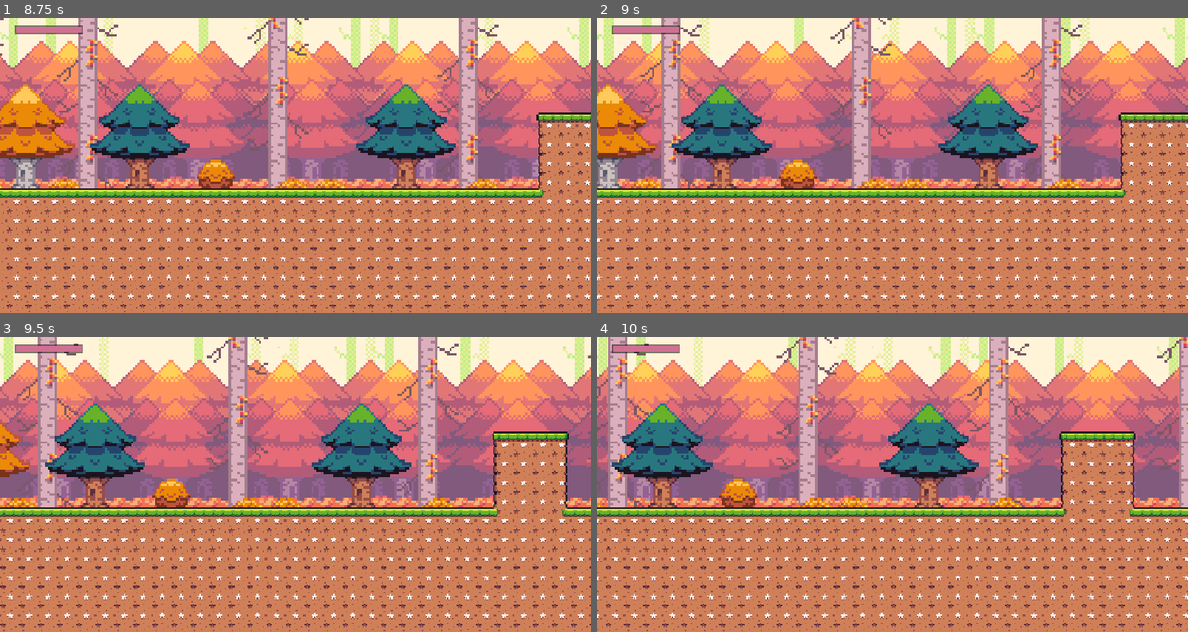
Above: before the commit, frames 1-4 (two rows, left to right).
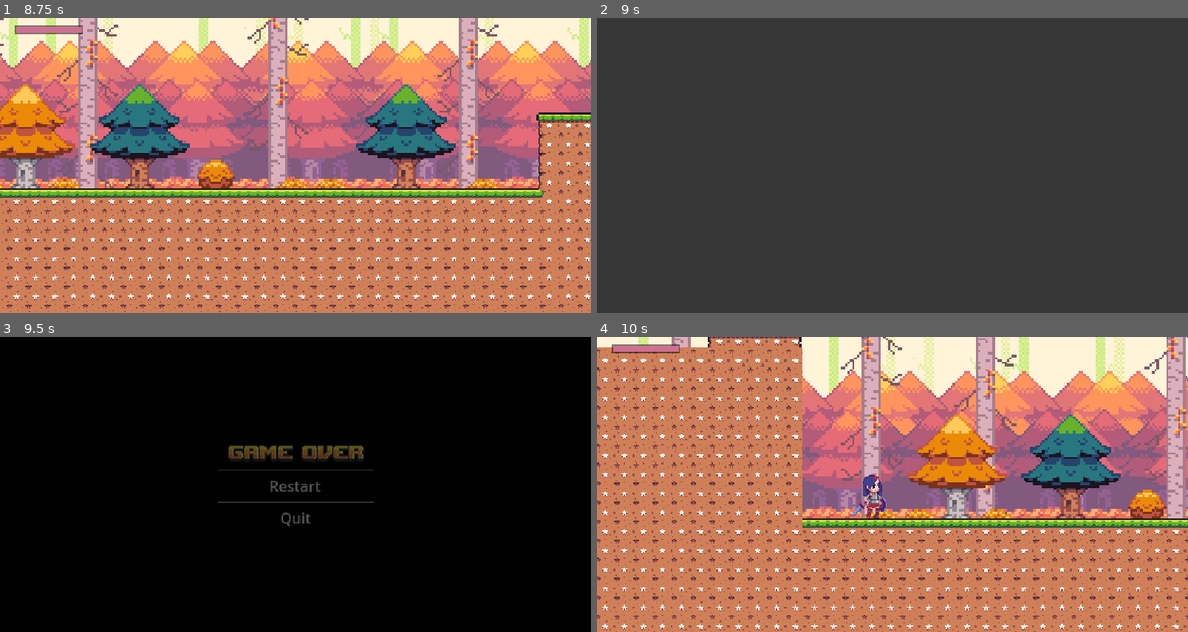
Above: after the commit, the same moments.

Repository: GuiTDS/knights-trial
Game: Godot game, scene res://scenes/world.tscn
Two runs of this game, one before a commit and one after it. Both use one fixed random seed, a clock stepped at 60 frames per second and the inputs below. Before the commit the project starts from res://levels/world.tscn.
Inputs (mouse positions are in pixels of both pictures, inside the frame that each line leads up to):
- Up to frame 1 (8.75 s): hold D (move_right) 0.53-2.03 s; tap J (attack) every 0.75 s from 0.6 to 8.1 s; tap W (move_up) at 0.77, 1.52, 3.02, 3.77, 4.52, 6.02, 6.77, 7.52 s; hold A (move_left) 2.03-2.78 s; hold D (move_right) 2.78-4.28 s; hold A (move_left) 4.28-5.03 s; hold D (move_right) 5.03-5.78 s; hold A (move_left) 5.78-7.28 s; hold D (move_right) from 7.28 s (still down)
- Up to frame 2 (9 s): keep holding D (move_right); tap J (attack) at 8.85 s
- Up to frame 3 (9.5 s): keep holding D (move_right); tap W (move_up) at 9.02 s
- Up to frame 4 (10 s): release D (move_right) at 9.5 s; click (892, 484) at 9.5 s, where only the run after the commit has a clickable "Restart"

Frame 1 is identical in both runs. In frame 2, 100% of the frame differs, in the area x 0-100%, y 0-100%; in frame 3, 100%; in frame 4, 61%.
Error before the commit: Invalid access to property or key 'global_position' on a base object of type 'previously freed'. (res://scripts/world.gd:17)

Commit message:
:sparkles: feat: main menu & game over scene

Diff:
--- /dev/null
+++ b/scenes/game_over.tscn
@@ -0,0 +1,126 @@
+[gd_scene load_steps=7 format=3 uid="uid://fx1to6rh73th"]
+
+[ext_resource type="Script" uid="uid://cr7q3osbq1h1l" path="res://scripts/game_over.gd" id="1_tbwuq"]
+[ext_resource type="Texture2D" uid="uid://ldwrc2gbvetw" path="res://assets/Effects/Mini FX, Items & UI/Mini FX, Items & UI/Mini UI/game_over.png" id="1_wqhvx"]
+[ext_resource type="Theme" uid="uid://dukvbptwmxual" path="res://themes/pause_menu_style.tres" id="2_tbwuq"]
+
+[sub_resource type="Animation" id="Animation_wqhvx"]
+resource_name = "fade_in"
+tracks/0/type = "value"
+tracks/0/imported = false
+tracks/0/enabled = true
+tracks/0/path = NodePath("ColorRect:modulate")
+tracks/0/interp = 1
+tracks/0/loop_wrap = true
+tracks/0/keys = {
+"times": PackedFloat32Array(0, 0.5),
+"transitions": PackedFloat32Array(1, 1),
+"update": 0,
+"values": [Color(1, 1, 1, 0), Color(1, 1, 1, 1)]
+}
+tracks/1/type = "value"
+tracks/1/imported = false
+tracks/1/enabled = true
+tracks/1/path = NodePath("VBoxContainer:modulate")
+tracks/1/interp = 1
+tracks/1/loop_wrap = true
+tracks/1/keys = {
+"times": PackedFloat32Array(0.5024, 0.9),
+"transitions": PackedFloat32Array(1, 1),
+"update": 0,
+"values": [Color(1, 1, 1, 0), Color(1, 1, 1, 1)]
+}
+
+[sub_resource type="Animation" id="Animation_tbwuq"]
+length = 0.001
+tracks/0/type = "value"
+tracks/0/imported = false
+tracks/0/enabled = true
+tracks/0/path = NodePath("ColorRect:modulate")
+tracks/0/interp = 1
+tracks/0/loop_wrap = true
+tracks/0/keys = {
+"times": PackedFloat32Array(0),
+"transitions": PackedFloat32Array(1),
+"update": 0,
+"values": [Color(1, 1, 1, 1)]
+}
+tracks/1/type = "value"
+tracks/1/imported = false
+tracks/1/enabled = true
+tracks/1/path = NodePath("VBoxContainer:modulate")
+tracks/1/interp = 1
+tracks/1/loop_wrap = true
+tracks/1/keys = {
+"times": PackedFloat32Array(0),
+"transitions": PackedFloat32Array(1),
+"update": 0,
+"values": [Color(1, 1, 1, 1)]
+}
+
+[sub_resource type="AnimationLibrary" id="AnimationLibrary_racf3"]
+_data = {
+&"RESET": SubResource("Animation_tbwuq"),
+&"fade_in": SubResource("Animation_wqhvx")
+}
+
+[node name="GameOver" type="Control"]
+layout_mode = 3
+anchors_preset = 15
+anchor_right = 1.0
+anchor_bottom = 1.0
+grow_horizontal = 2
+grow_vertical = 2
+script = ExtResource("1_tbwuq")
+
+[node name="ColorRect" type="ColorRect" parent="."]
+layout_mode = 1
+anchors_preset = 15
+anchor_right = 1.0
+anchor_bottom = 1.0
+grow_horizontal = 2
+grow_vertical = 2
+color = Color(0, 0, 0, 1)
+
+[node name="VBoxContainer" type="VBoxContainer" parent="."]
+layout_mode = 1
+anchors_preset = 8
+anchor_left = 0.5
+anchor_top = 0.5
+anchor_right = 0.5
+anchor_bottom = 0.5
+offset_left = -84.0
+offset_top = -47.0
+offset_right = 84.0
+offset_bottom = 47.0
+grow_horizontal = 2
+grow_vertical = 2
+
+[node name="gameover_title" type="TextureRect" parent="VBoxContainer"]
+layout_mode = 2
+texture = ExtResource("1_wqhvx")
+
+[node name="HSeparator" type="HSeparator" parent="VBoxContainer"]
+layout_mode = 2
+
+[node name="restart_btn" type="Button" parent="VBoxContainer"]
+layout_mode = 2
+theme = ExtResource("2_tbwuq")
+text = "Restart"
+
+[node name="HSeparator2" type="HSeparator" parent="VBoxContainer"]
+layout_mode = 2
+
+[node name="quit_btn" type="Button" parent="VBoxContainer"]
+layout_mode = 2
+theme = ExtResource("2_tbwuq")
+text = "Quit"
+
+[node name="anim" type="AnimationPlayer" parent="."]
+libraries = {
+&"": SubResource("AnimationLibrary_racf3")
+}
+autoplay = "fade_in"
+
+[connection signal="pressed" from="VBoxContainer/restart_btn" to="." method="_on_restart_btn_pressed"]
+[connection signal="pressed" from="VBoxContainer/quit_btn" to="." method="_on_quit_btn_pressed"]
--- /dev/null
+++ b/scenes/title_screen.tscn
@@ -0,0 +1,63 @@
+[gd_scene load_steps=4 format=3 uid="uid://comj5cgaxsvej"]
+
+[ext_resource type="Script" uid="uid://b34mbar0dbxjd" path="res://scripts/title_screen.gd" id="1_s4lrb"]
+[ext_resource type="Texture2D" uid="uid://cpg37awph8j3x" path="res://assets/Effects/Mini FX, Items & UI/Mini FX, Items & UI/Mini UI/game_logo.png" id="1_sa3yf"]
+[ext_resource type="Theme" uid="uid://dukvbptwmxual" path="res://themes/pause_menu_style.tres" id="2_s4lrb"]
+
+[node name="TitleScreen" type="Control"]
+layout_mode = 3
+anchors_preset = 15
+anchor_right = 1.0
+anchor_bottom = 1.0
+grow_horizontal = 2
+grow_vertical = 2
+script = ExtResource("1_s4lrb")
+
+[node name="bg" type="TextureRect" parent="."]
+layout_mode = 1
+anchors_preset = 15
+anchor_right = 1.0
+anchor_bottom = 1.0
+grow_horizontal = 2
+grow_vertical = 2
+texture = ExtResource("1_sa3yf")
+expand_mode = 2
+
+[node name="MarginContainer" type="MarginContainer" parent="."]
+layout_mode = 1
+anchors_preset = 7
+anchor_left = 0.5
+anchor_top = 1.0
+anchor_right = 0.5
+anchor_bottom = 1.0
+offset_left = -48.5
+offset_top = -141.0
+offset_right = 48.5
+grow_horizontal = 2
+grow_vertical = 0
+theme_override_constants/margin_top = 20
+theme_override_constants/margin_bottom = 20
+
+[node name="HBoxContainer" type="VBoxContainer" parent="MarginContainer"]
+layout_mode = 2
+size_flags_horizontal = 4
+size_flags_vertical = 4
+
+[node name="start_btn" type="Button" parent="MarginContainer/HBoxContainer"]
+layout_mode = 2
+theme = ExtResource("2_s4lrb")
+text = "START"
+
+[node name="credits_btn" type="Button" parent="MarginContainer/HBoxContainer"]
+layout_mode = 2
+theme = ExtResource("2_s4lrb")
+text = "CREDITS"
+
+[node name="quit_btn" type="Button" parent="MarginContainer/HBoxContainer"]
+layout_mode = 2
+theme = ExtResource("2_s4lrb")
+text = "QUIT GAME"
+
+[connection signal="pressed" from="MarginContainer/HBoxContainer/start_btn" to="." method="_on_start_btn_pressed"]
+[connection signal="pressed" from="MarginContainer/HBoxContainer/credits_btn" to="." method="_on_credits_btn_pressed"]
+[connection signal="pressed" from="MarginContainer/HBoxContainer/quit_btn" to="." method="_on_quit_btn_pressed"]
--- a/levels/world.tscn
+++ b/scenes/world.tscn
@@ -1,20 +1,20 @@
 [gd_scene load_steps=27 format=4 uid="uid://b8prrkn4mmyya"]
 
-[ext_resource type="Script" uid="uid://cmacs2dom50hq" path="res://scripts/world.gd" id="1_lmpr0"]
-[ext_resource type="PackedScene" uid="uid://b0sejhkjri4dd" path="res://actors/player.tscn" id="1_vons5"]
-[ext_resource type="Texture2D" uid="uid://bv7t27ci4na4e" path="res://assets/Envs/Seasonal Tilesets/1 - Grassland/Terrain (16 x 16).png" id="2_legw5"]
-[ext_resource type="Texture2D" uid="uid://4lirbub2qbkl" path="res://assets/Envs/Seasonal Tilesets/2 - Autumn Forest/Terrain (16 x 16).png" id="3_687qm"]
-[ext_resource type="Texture2D" uid="uid://ddqyi4nubrdhy" path="res://assets/Envs/Seasonal Tilesets/3 - Tropics/Terrain (16 x 16).png" id="4_lmpr0"]
-[ext_resource type="Texture2D" uid="uid://bor2eiganf7ic" path="res://assets/Envs/Seasonal Tilesets/4 - Winter World/Terrain (16 x 16).png" id="5_re8x6"]
-[ext_resource type="PackedScene" uid="uid://c8gbpoxq7q3pq" path="res://world/parallax/autumn_parallax.tscn" id="7_mla2a"]
-[ext_resource type="Texture2D" uid="uid://b4f71yq7pn7u" path="res://assets/Envs/Seasonal Tilesets/2 - Autumn Forest/Autumn_entities (16 x 16).png" id="7_vons5"]
-[ext_resource type="PackedScene" uid="uid://c4jtsl60ksbp6" path="res://actors/skeleton.tscn" id="8_687qm"]
-[ext_resource type="PackedScene" uid="uid://bv4lrm25d1hto" path="res://actors/demon.tscn" id="11_re8x6"]
-[ext_resource type="Script" uid="uid://celr548tq0b2n" path="res://scripts/hud/hp.gd" id="12_mla2a"]
-[ext_resource type="PackedScene" uid="uid://tbcm8bo6lq8g" path="res://world/prefabs/potion.tscn" id="12_wqmfy"]
-[ext_resource type="PackedScene" uid="uid://bac8bifb5muo" path="res://world/hud/pause_menu.tscn" id="13_mla2a"]
-[ext_resource type="PackedScene" uid="uid://07abiai4o3w5" path="res://actors/skeleton_mace.tscn" id="13_oxfhy"]
-[ext_resource type="PackedScene" uid="uid://dda0bchvh5hd5" path="res://world/prefabs/limiting_wall.tscn" id="15_54i5j"]
+[ext_resource type="Script" uid="uid://cmacs2dom50hq" path="res://scripts/world.gd" id="1_xo05s"]
+[ext_resource type="Script" uid="uid://celr548tq0b2n" path="res://scripts/hud/hp.gd" id="2_dss4m"]
+[ext_resource type="PackedScene" uid="uid://bac8bifb5muo" path="res://world/hud/pause_menu.tscn" id="3_7t5mc"]
+[ext_resource type="PackedScene" uid="uid://c8gbpoxq7q3pq" path="res://world/parallax/autumn_parallax.tscn" id="4_lakw3"]
+[ext_resource type="Texture2D" uid="uid://bv7t27ci4na4e" path="res://assets/Envs/Seasonal Tilesets/1 - Grassland/Terrain (16 x 16).png" id="5_pm21f"]
+[ext_resource type="Texture2D" uid="uid://4lirbub2qbkl" path="res://assets/Envs/Seasonal Tilesets/2 - Autumn Forest/Terrain (16 x 16).png" id="6_2lf6f"]
+[ext_resource type="Texture2D" uid="uid://ddqyi4nubrdhy" path="res://assets/Envs/Seasonal Tilesets/3 - Tropics/Terrain (16 x 16).png" id="7_7iits"]
+[ext_resource type="Texture2D" uid="uid://bor2eiganf7ic" path="res://assets/Envs/Seasonal Tilesets/4 - Winter World/Terrain (16 x 16).png" id="8_oo54l"]
+[ext_resource type="Texture2D" uid="uid://b4f71yq7pn7u" path="res://assets/Envs/Seasonal Tilesets/2 - Autumn Forest/Autumn_entities (16 x 16).png" id="9_kpybi"]
+[ext_resource type="PackedScene" uid="uid://tbcm8bo6lq8g" path="res://world/prefabs/potion.tscn" id="10_ctatt"]
+[ext_resource type="PackedScene" uid="uid://bv4lrm25d1hto" path="res://actors/demon.tscn" id="11_xgqkh"]
+[ext_resource type="PackedScene" uid="uid://c4jtsl60ksbp6" path="res://actors/skeleton.tscn" id="12_munwf"]
+[ext_resource type="PackedScene" uid="uid://07abiai4o3w5" path="res://actors/skeleton_mace.tscn" id="13_ts3gi"]
+[ext_resource type="PackedScene" uid="uid://dda0bchvh5hd5" path="res://world/prefabs/limiting_wall.tscn" id="14_0nbtd"]
+[ext_resource type="PackedScene" uid="uid://b0sejhkjri4dd" path="res://actors/player.tscn" id="15_37qwj"]
 
 [sub_resource type="TileMapPattern" id="TileMapPattern_oxfhy"]
 tile_data = PackedInt32Array(0, 589824, 3, 1, 655360, 3, 2, 720896, 3, 3, 786432, 3, 4, 851968, 3)
--- /dev/null
+++ b/scripts/game_over.gd
@@ -0,0 +1,14 @@
+extends Control
+
+func _ready() -> void:
+	pass
+
+func _process(delta: float) -> void:
+	pass
+
+
+func _on_restart_btn_pressed() -> void:
+	get_tree().change_scene_to_file("res://scenes/world.tscn")
+
+func _on_quit_btn_pressed() -> void:
+	get_tree().change_scene_to_file("res://scenes/title_screen.tscn")
--- a/scripts/player/die_state.gd
+++ b/scripts/player/die_state.gd
@@ -8,3 +8,4 @@
 	var total_frames = player.anim.sprite_frames.get_frame_count(player.anim.animation)
 	if player.anim.frame == total_frames - 1:
 		player.queue_free()
+		get_tree().change_scene_to_file("res://scenes/game_over.tscn")
--- /dev/null
+++ b/scripts/title_screen.gd
@@ -0,0 +1,18 @@
+extends Control
+
+func _ready() -> void:
+	pass
+
+func _process(delta: float) -> void:
+	pass
+
+func _on_start_btn_pressed() -> void:
+	get_tree().change_scene_to_file("res://scenes/world.tscn")
+
+
+func _on_credits_btn_pressed() -> void:
+	pass # Replace with function body.
+
+
+func _on_quit_btn_pressed() -> void:
+	get_tree().quit()
Not shown, changed: assets/Chars/Knight_player/Read_me.txt
Binary file added: assets/Effects/Mini FX, Items & UI/Mini FX, Items & UI/Mini UI/char_title.png
Not shown, added: assets/Effects/Mini FX, Items & UI/Mini FX, Items & UI/Mini UI/char_title.png.import
Binary file added: assets/Effects/Mini FX, Items & UI/Mini FX, Items & UI/Mini UI/game_logo.png
Not shown, added: assets/Effects/Mini FX, Items & UI/Mini FX, Items & UI/Mini UI/game_logo.png.import
Binary file added: assets/Effects/Mini FX, Items & UI/Mini FX, Items & UI/Mini UI/game_over.png
Not shown, added: assets/Effects/Mini FX, Items & UI/Mini FX, Items & UI/Mini UI/game_over.png.import
Binary file added: assets/Effects/Mini FX, Items & UI/Mini FX, Items & UI/Mini UI/title_bg.png
Not shown, added: assets/Effects/Mini FX, Items & UI/Mini FX, Items & UI/Mini UI/title_bg.png.import
Not shown: 10 places in scenes/world.tscn that only renumber resources
Not shown, added: scripts/game_over.gd.uid
Not shown, added: scripts/title_screen.gd.uid
